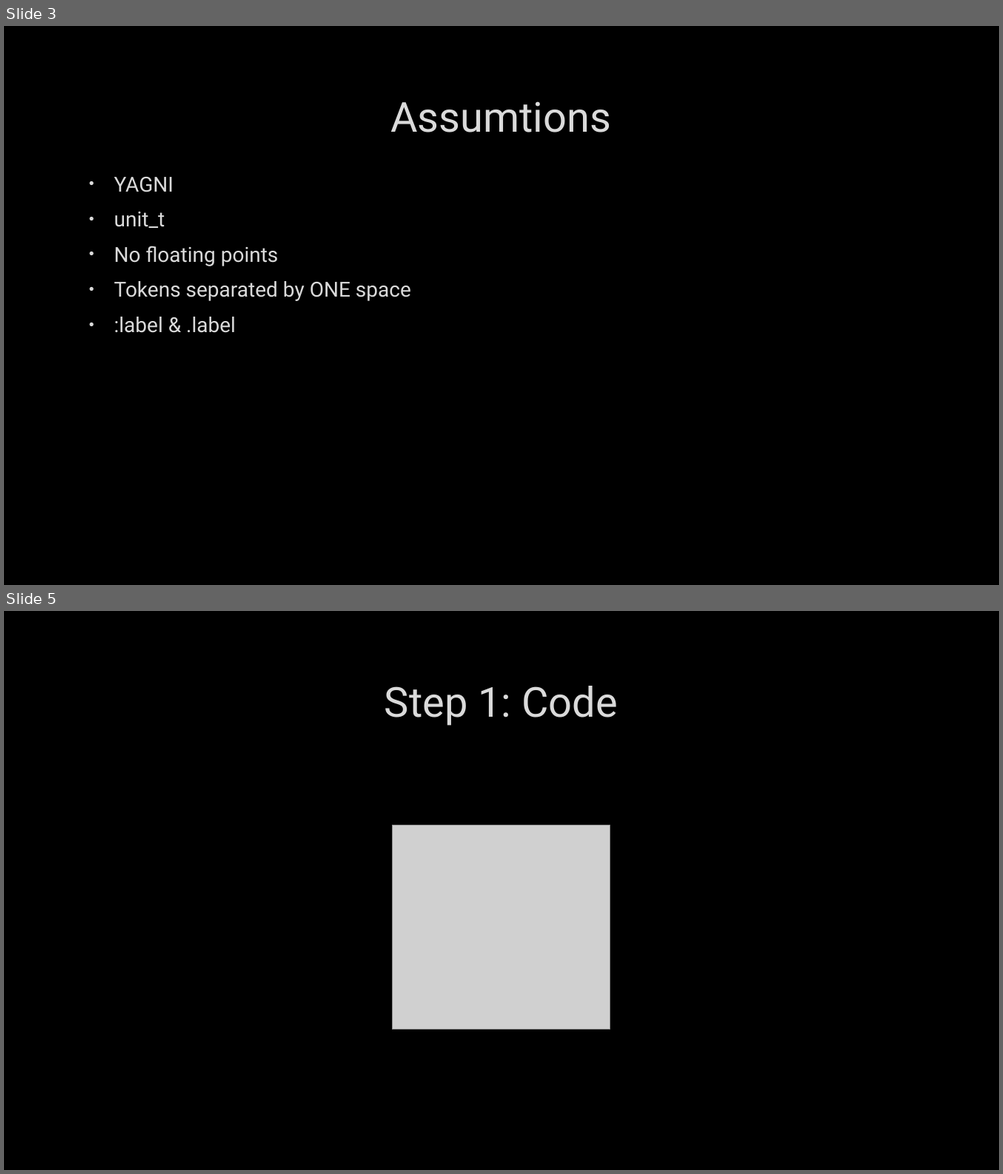
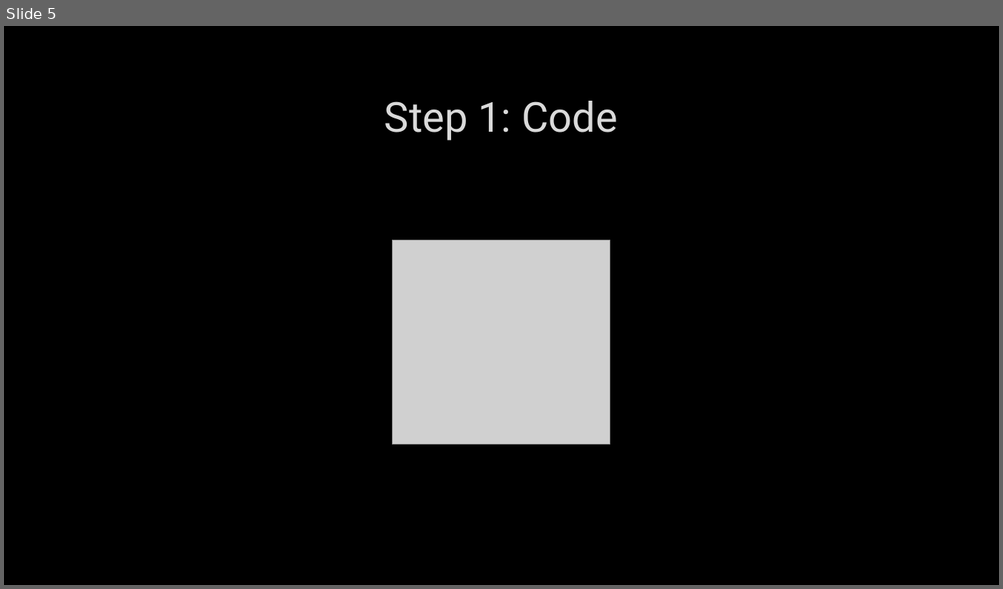
Before and after one commit to stryku/workshops, a slide deck: ctai-compile_time_assembly_interpreter.pptx. Shown one above the other, each under a label of ours: slides 3 and 5 before the commit, slide 5 after it; the slides between them are not shown. The pictures are 1003x1174 and 1003x589 pixels, drawn with LibreOffice and Linux fonts; fonts in the diff are those of the drawing; grey boxes stand for pictures; background and template pictures are left out. Boxes give left, top, right and bottom in pixels: in the first picture for what was removed or moved away, otherwise in the second. Text is boxed around its words. In the diff, an @@ line names an element or a change of style, - is before the commit and + after.

```diff
--- a/ctai-compile_time_assembly_interpreter.pptx
+++ b/ctai-compile_time_assembly_interpreter.pptx
@@ slide 3 removed at <box>4,26,999,585</box>, background picture (left out) @@
@@ title removed at <box>391,101,612,133</box> @@
-Assumtions
@@ text removed at <box>114,177,411,333</box> @@
-• YAGNI
-• unit_t
-• No floating points
-• Tokens separated by ONE space
-• :label & .label
```
Also in this commit, not shown: 3 slides changed, 1 slide added.
